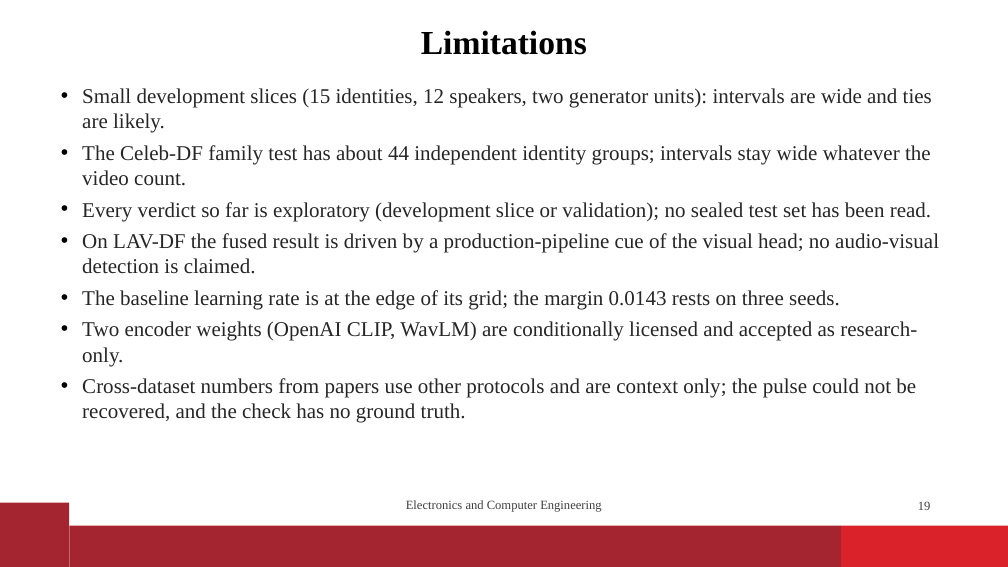
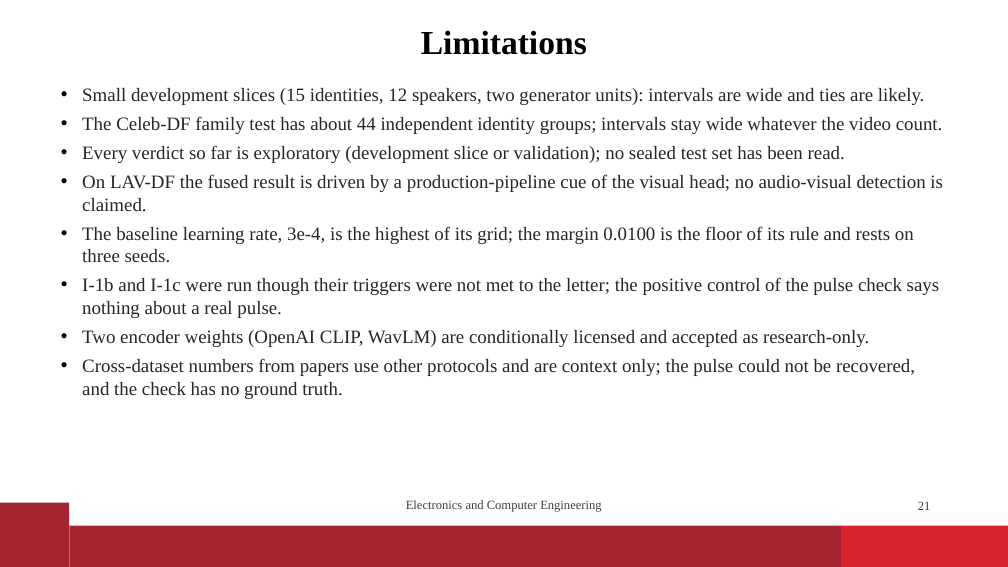
Before and after one commit to vaibhavshiroorkar/deepfake-detection, a slide deck: slide 21 of slides/DeepFake_Detection_Presentation.pptx (slide 19 before the commit). Drawn at 1008x567 pixels with LibreOffice and Linux fonts; fonts in the diff are those of the drawing; background and template pictures are left out. Boxes give left, top, right and bottom in pixels: in the first picture for what was removed or moved away, otherwise in the second. Text is boxed around its words. In the diff, an @@ line names an element or a change of style, - is before the commit and + after.

Commit message:
paper,report,slides: I-1b, I-1c, E-013b baseline, three tests with robustness line, M-005; figures fig03, fig04, fig08 updated; readiness tools

```diff
--- a/slides/DeepFake_Detection_Presentation.pptx
+++ b/slides/DeepFake_Detection_Presentation.pptx
@@ text at box(82, 88, 943, 399): size 20 to 18 pt in "Small development slices (15 identities, 12 speakers, ...", "The Celeb-DF family test has about 44 ...", "Every verdict so far is exploratory (development ...", "On LAV-DF the fused result is driven ..." and 2 more places @@
@@ text at box(82, 226, 940, 318): text changed; size 20 to 18 pt @@
-• The baseline learning rate is at the edge of its grid; the margin 0.0143 rests on three seeds.
+• The baseline learning rate, 3e-4, is the highest of its grid; the margin 0.0100 is the floor of its rule and rests on three seeds.
+• I-1b and I-1c were run though their triggers were not met to the letter; the positive control of the pulse check says nothing about a real pulse.
@@ page number at box(918, 501, 931, 510): text changed @@
-19
+21
```
Also in this commit, not shown: 7 other slides changed, 2 slides added, 25 other files.
